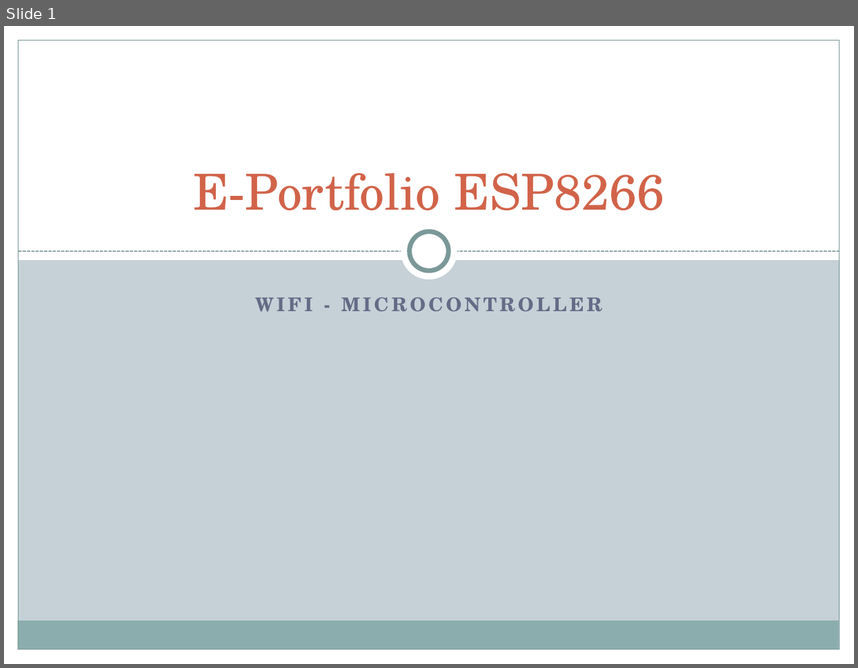
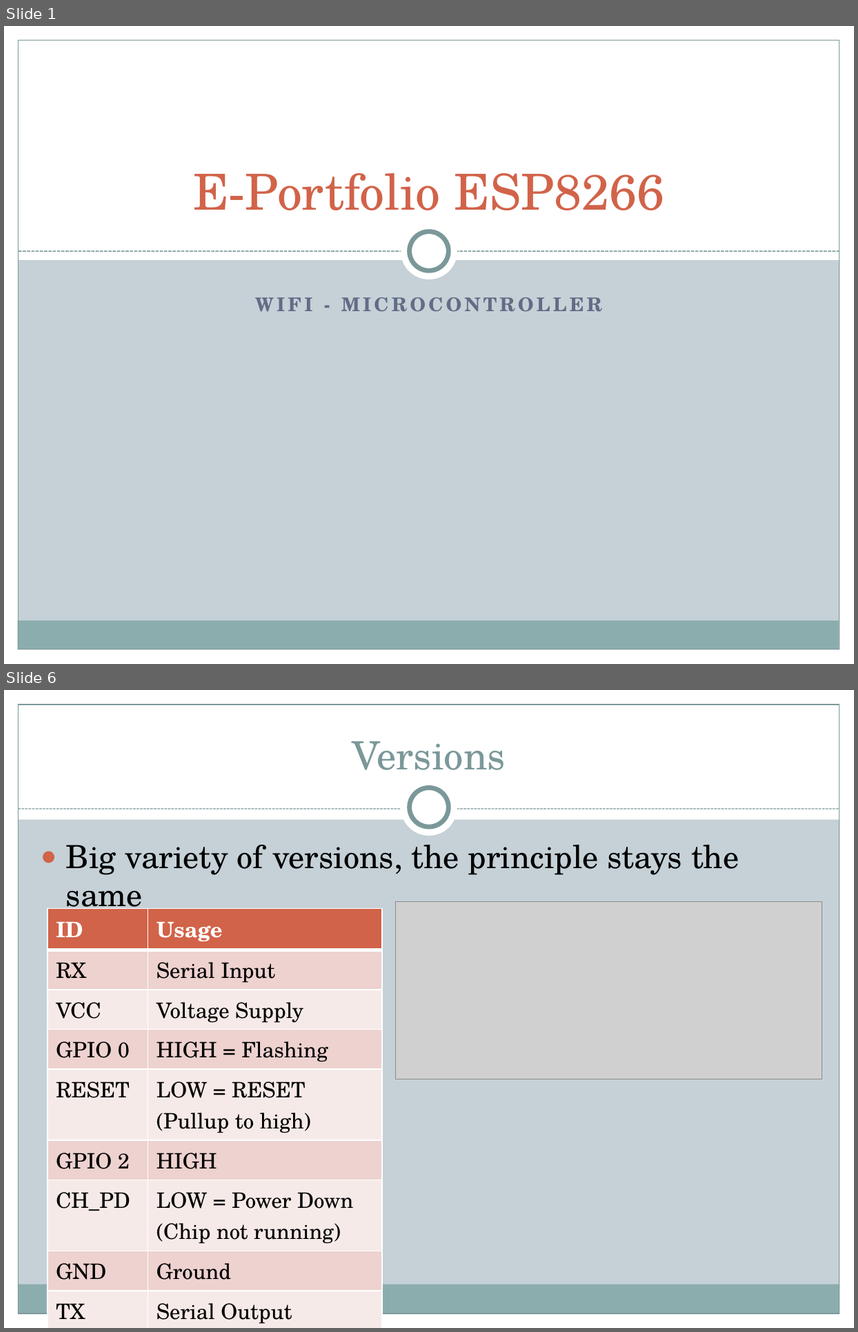
Before and after one commit to AlexKimmig/E-Portfolio-ESP8266, a slide deck: Presentation/Presentation E-Portfolio ES8266.pptx. Shown one above the other, each under a label of ours: slide 1 before the commit, slides 1 and 6 after it; the slides between them are not shown. The pictures are 858x668 and 858x1332 pixels, drawn with LibreOffice and Linux fonts; fonts in the diff are those of the drawing; grey boxes stand for pictures. Boxes give left, top, right and bottom in pixels: in the first picture for what was removed or moved away, otherwise in the second. Text is boxed around its words. In the diff, an @@ line names an element or a change of style, - is before the commit and + after.

```diff
--- a/Presentation/Presentation E-Portfolio ES8266.pptx
+++ b/Presentation/Presentation E-Portfolio ES8266.pptx
@@ slide 6 added at bbox=[4, 690, 854, 1328], background #C5D1D7; not listed: 5 template elements that a slide beside it also shows @@
@@ rectangle added at bbox=[4, 690, 854, 819], fill #FFFFFF @@
@@ title added at bbox=[352, 741, 505, 770], 33 pt, text #7C999A @@
+Versions
@@ ellipse added at bbox=[401, 779, 458, 836], fill #FFFFFF @@
@@ ellipse added at bbox=[410, 788, 448, 827], fill #FFFFFF, outline #7C999A 4 pt @@
@@ line added from (18, 809) to (840, 809), #7C999A 0.75 pt dashed @@
@@ text added at bbox=[66, 845, 739, 916], 27 pt, text #000000 @@
+● Big variety of versions, the principle stays the same
@@ table added at bbox=[47, 909, 382, 1326], 9 rows, 2 columns @@
+ID | Usage
+RX | Serial Input
+VCC | Voltage Supply
+GPIO 0 | HIGH = Flashing
+RESET | LOW = RESET (Pullup to high)
+GPIO 2 | HIGH
+CH_PD | LOW = Power Down (Chip not running)
+GND | Ground
+TX | Serial Output
@@ picture added at bbox=[396, 902, 822, 1078] @@
```
Also in this commit, not shown: 3 slides changed, 8 other slides added, 3 other files.
